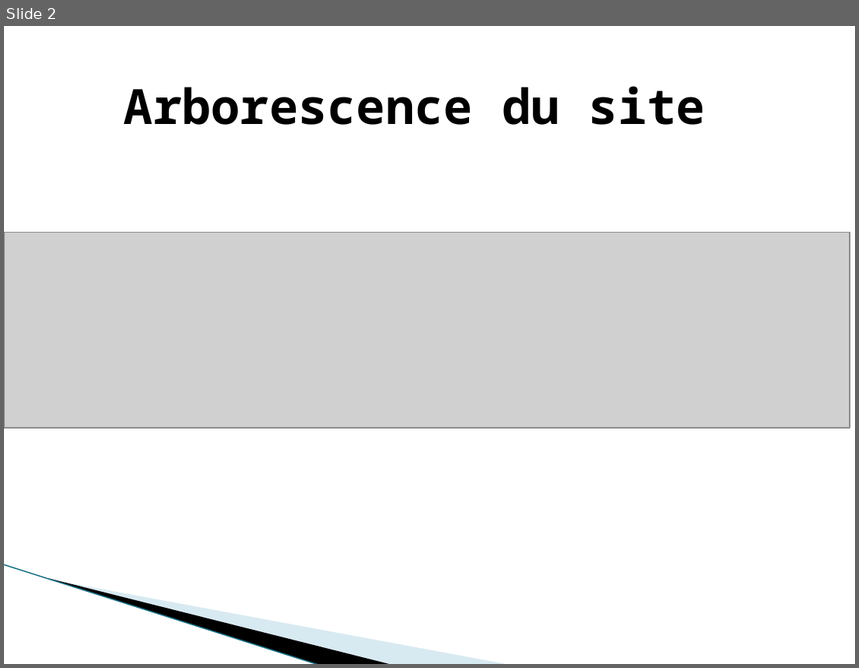
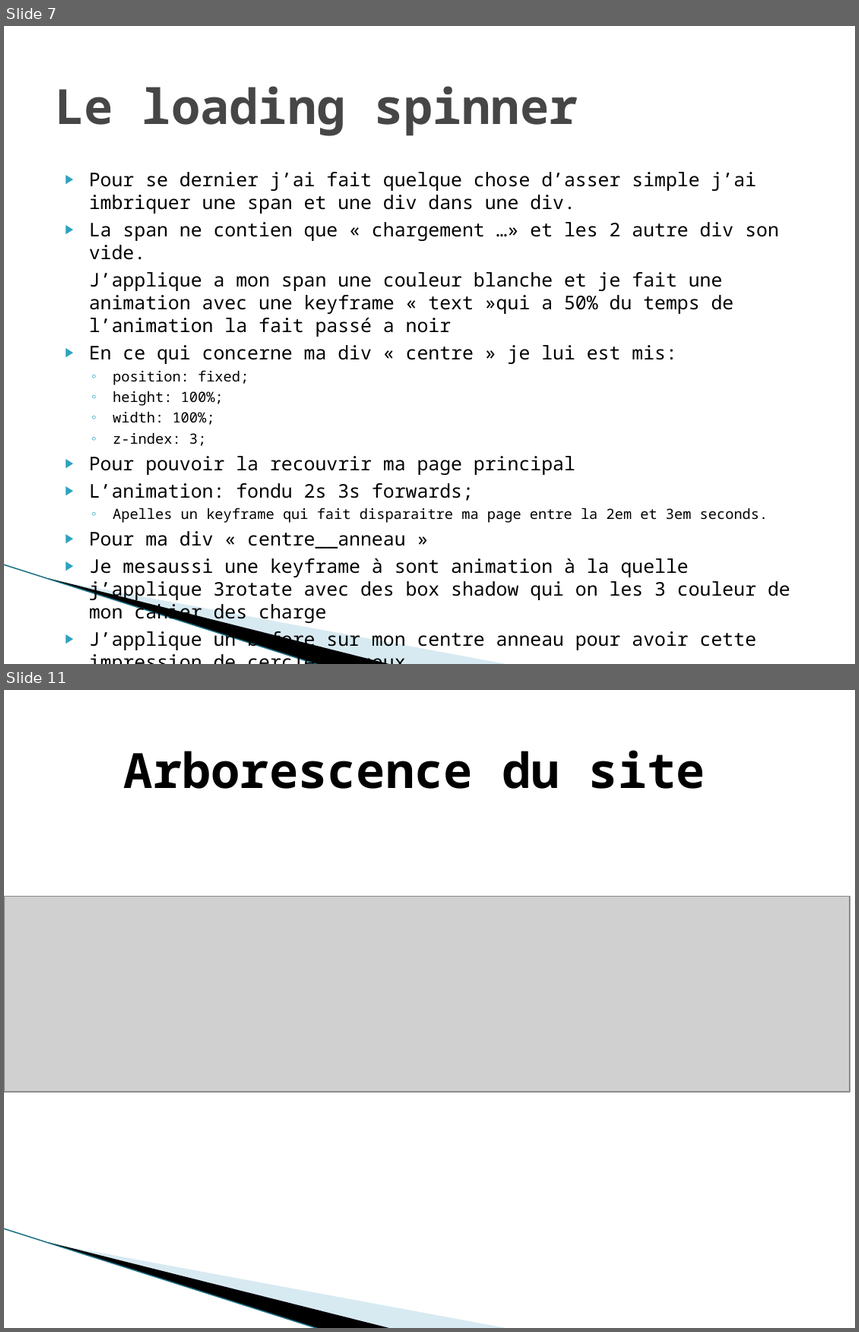
Before and after one commit to gwenaelgressier/GwenaelGressier_03_22022022, a slide deck: présentation du p3.pptx. Shown one above the other, each under a label of ours: slide 2 before the commit, slides 7 and 11 after it; the slides between them are not shown. The pictures are 859x668 and 859x1332 pixels, drawn with LibreOffice and Linux fonts; fonts in the diff are those of the drawing; grey boxes stand for pictures; background and template pictures are left out. Boxes give left, top, right and bottom in pixels: in the first picture for what was removed or moved away, otherwise in the second. Text is boxed around its words. In the diff, an @@ line names an element or a change of style, - is before the commit and + after.

```diff
--- a/présentation du p3.pptx
+++ b/présentation du p3.pptx
@@ slide 7 added at [4,26,855,664], background #FFFFFF; not listed: 3 template elements that a slide beside it also shows @@
@@ title added at [55,86,579,136], 41 pt, text #464646, bold @@
+Le loading spinner
@@ text added at [89,172,791,651], 16 pt, text #000000 @@
+▶ Pour se dernier j’ai fait quelque chose d’asser simple j’ai imbriquer une span et une div dans une div.
+▶ La span ne contien que « chargement …» et les 2 autre div son vide.
+J’applique a mon span une couleur blanche et je fait une animation avec une keyframe « text »qui a 50% du temps de l’animation la fait passé a noir
+▶ En ce qui concerne ma div « centre » je lui est mis:
+  ◦ position: fixed;
+  ◦ height: 100%;
+  ◦ width: 100%;
+  ◦ z-index: 3;
+▶ Pour pouvoir la recouvrir ma page principal
+▶ L’animation: fondu 2s 3s forwards;
+  ◦ Apelles un keyframe qui fait disparaitre ma page entre la 2em et 3em seconds.
+▶ Pour ma div « centre__anneau »
+▶ Je mesaussi une keyframe à sont animation à la quelle j’applique 3rotate avec des box shadow qui on les 3 couleur de mon cahier des charge
+▶ J’applique un before sur mon centre anneau pour avoir cette impression de cercle brumeux
@@ what was slide 2 is now slide 11 @@
```
Also in this commit, not shown: 1 slide changed, 9 other slides added, 5 other files.
